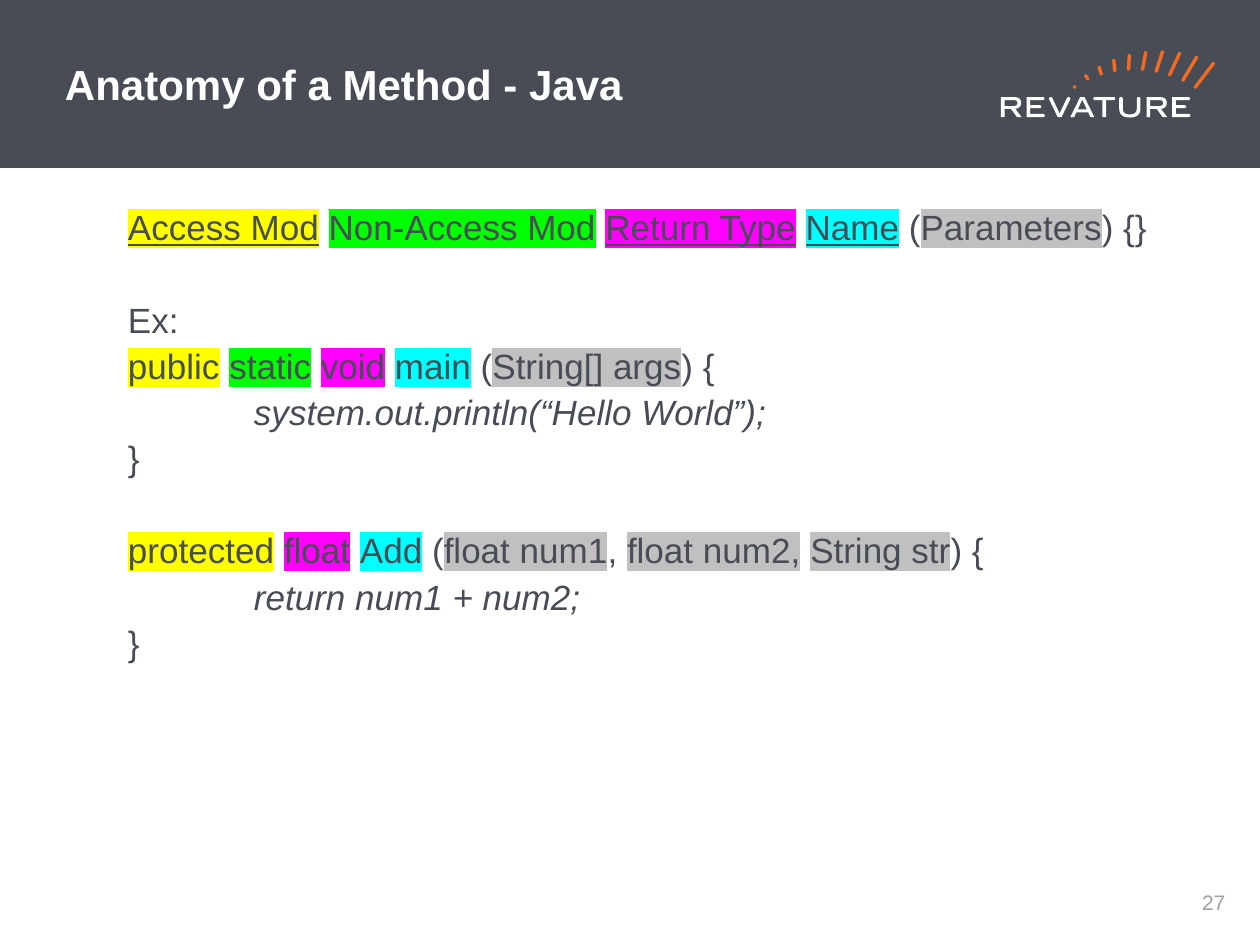
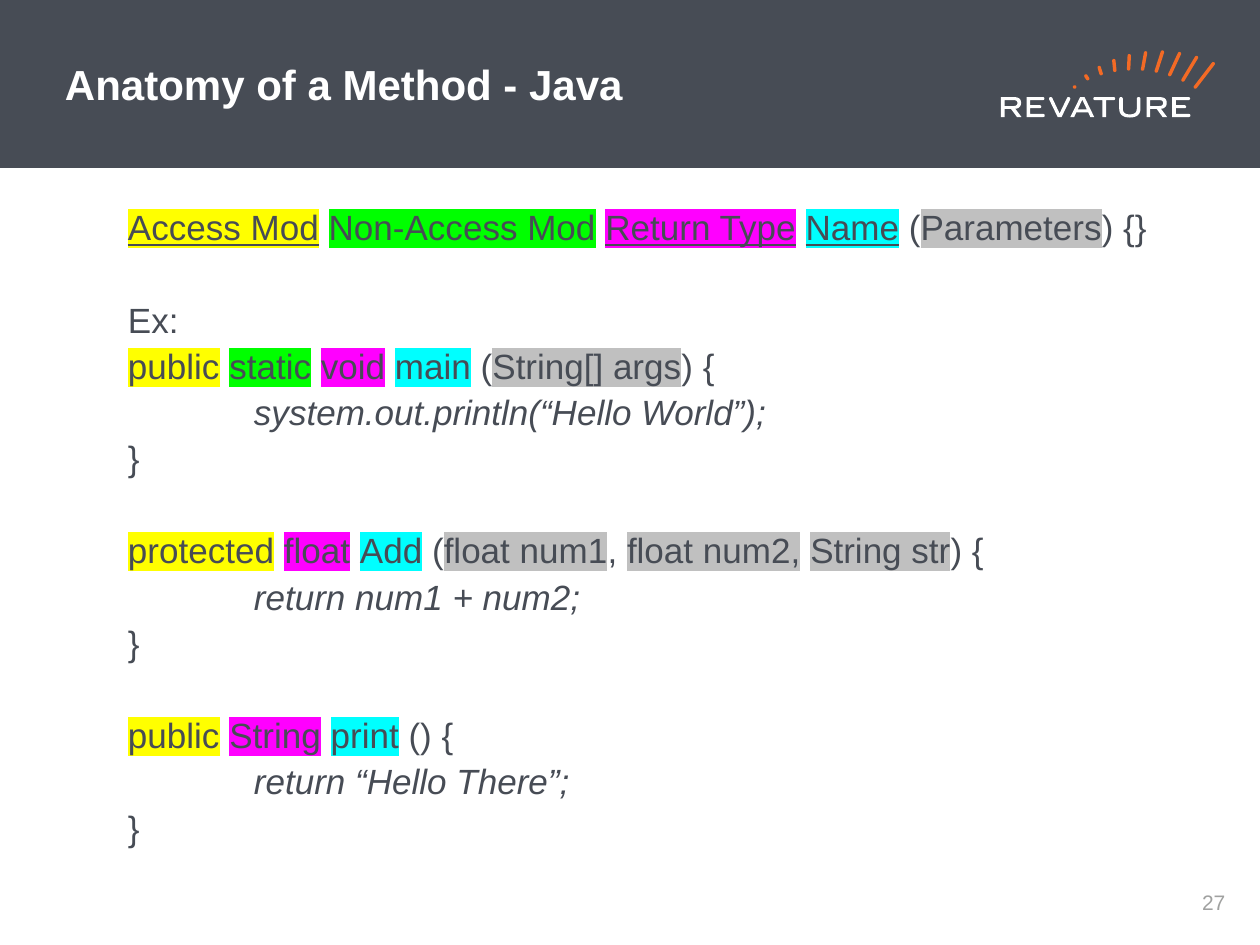
Before and after one commit to jhigherevature/spark-examples, a slide deck: slide 28 of revised-ppts/Day 9 PPT.pptx. Drawn at 1260x945 pixels with LibreOffice and Linux fonts; fonts in the diff are those of the drawing. Boxes give left, top, right and bottom in pixels: in the first picture for what was removed or moved away, otherwise in the second. Text is boxed around its words. In the diff, an @@ line names an element or a change of style, - is before the commit and + after.

```diff
--- a/revised-ppts/Day 9 PPT.pptx
+++ b/revised-ppts/Day 9 PPT.pptx
@@ text at [128, 722, 569, 799]: paragraphs added @@
+  public String print () {
+  return “Hello There”;
+  }
```
Also in this commit, not shown: 59 other files.
